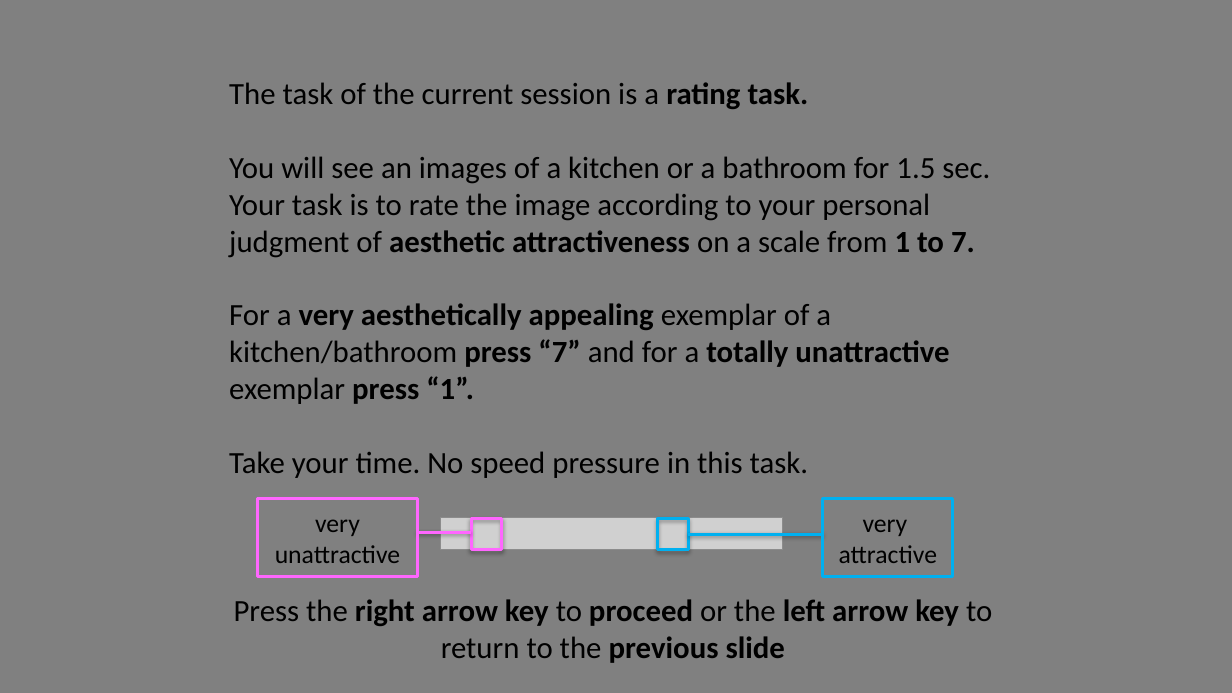
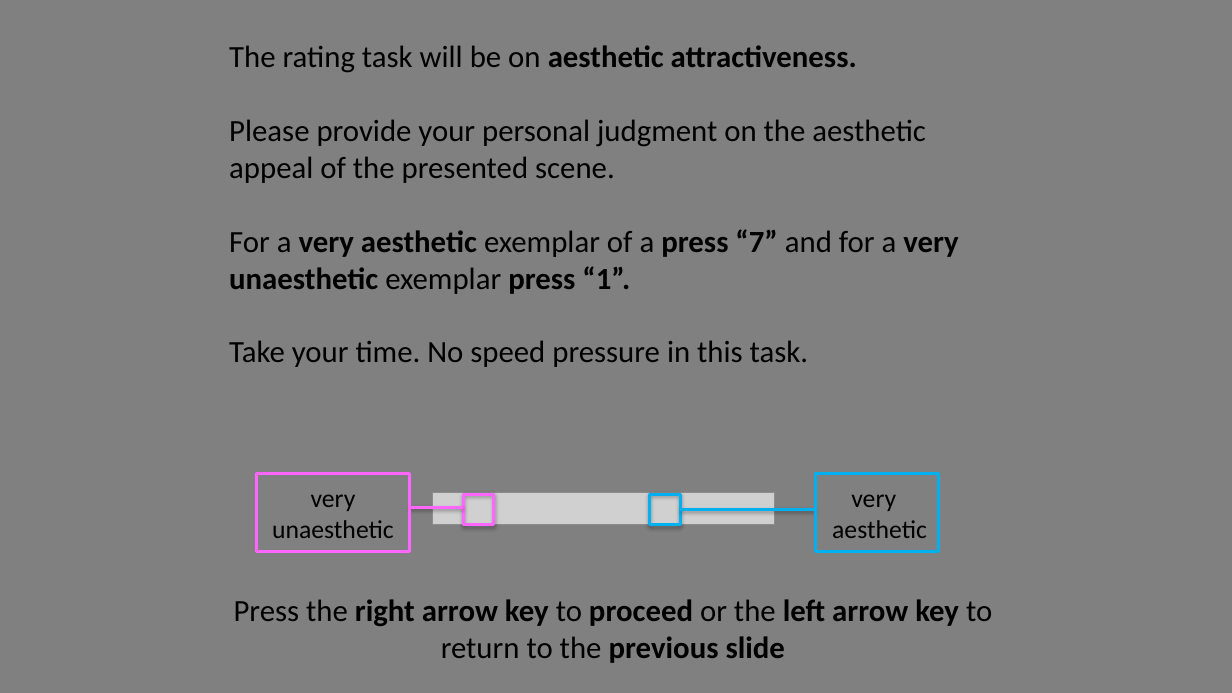
Before and after one commit to michaengeser/pep_wp4, a slide deck: slide 7 of instructions/Instructions.pptx (slide 5 before the commit). Drawn at 1232x693 pixels with LibreOffice and Linux fonts; fonts in the diff are those of the drawing; grey boxes stand for pictures. Boxes give left, top, right and bottom in pixels: in the first picture for what was removed or moved away, otherwise in the second. Text is boxed around its words. In the diff, an @@ line names an element or a change of style, - is before the commit and + after.

```diff
--- a/instructions/Instructions.pptx
+++ b/instructions/Instructions.pptx
@@ text at (229,45,958,294): text changed @@
-The task of the current session is a rating task.
-You will see an images of a kitchen or a bathroom for 1.5 sec. Your task is to rate the image according to your personal judgment of aesthetic attractiveness on a scale from 1 to 7.
-For a very aesthetically appealing exemplar of a kitchen/bathroom press “7” and for a totally unattractive exemplar press “1”.
+The rating task will be on aesthetic attractiveness.
+Please provide your personal judgment on the aesthetic appeal of the presented scene.
+For a very aesthetic exemplar of a press “7” and for a very unaesthetic exemplar press “1”.
@@ rectangle "very": place and size @@
-rectangle "very" at (258,499,417,577)
+rectangle "very" at (257,474,409,552)
@@ rectangle "very aesthetic": place and size @@
-rectangle "very aesthetic" at (823,499,954,577)
+rectangle "very aesthetic" at (815,474,938,552)
@@ text in rectangle at (272,494,394,538): text changed @@
-very unattractive
+very
+unaesthetic
@@ rectangle: place and size @@
-rectangle at (471,519,502,550)
+rectangle at (464,494,494,525)
@@ 2 lines, 1 picture, 1 rectangle: place and size @@
-2 lines, 1 picture, 1 rectangle at (417,518,823,550)
+2 lines, 1 picture, 1 rectangle at (409,493,815,525)
@@ text in rectangle at (832,494,927,538): text changed @@
-very
-attractive
+very
+aesthetic
```
Also in this commit, not shown: 7 other slides changed, 4 slides added, 1 slide removed, 54 other files.
